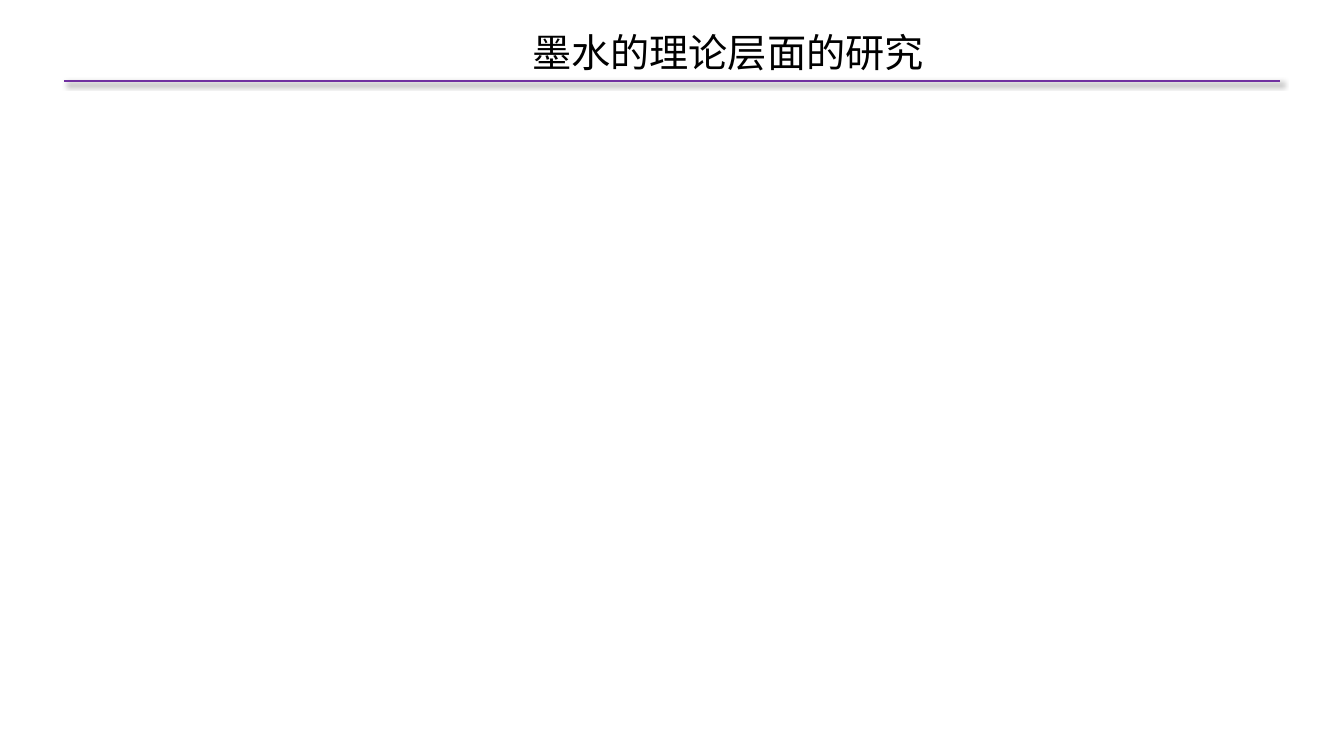
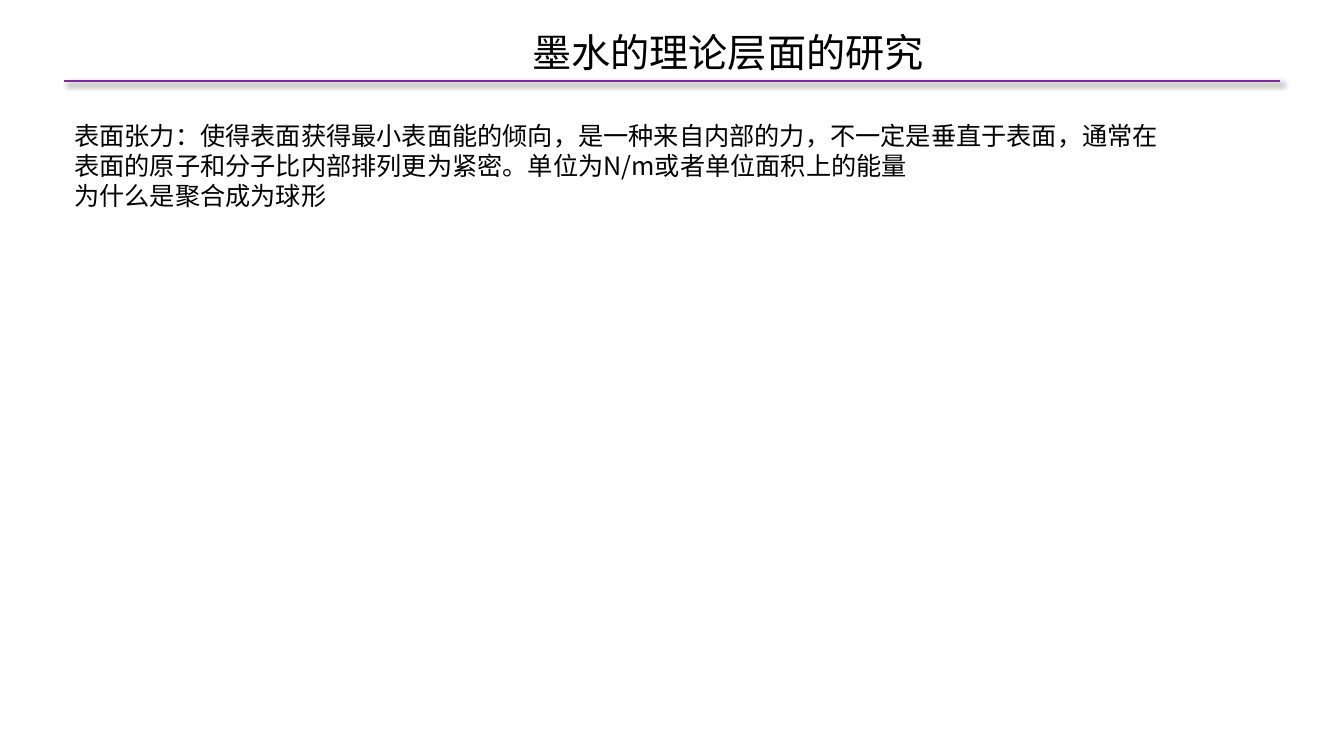
Before and after one commit to jysvs/Mytest, a slide deck: slide 13 of PPT/喷墨打印总结/喷墨打印总结.pptx. Drawn at 1344x756 pixels with LibreOffice and Linux fonts; fonts in the diff are those of the drawing. Boxes give left, top, right and bottom in pixels: in the first picture for what was removed or moved away, otherwise in the second. Text is boxed around its words. In the diff, an @@ line names an element or a change of style, - is before the commit and + after.

```diff
--- a/PPT/喷墨打印总结/喷墨打印总结.pptx
+++ b/PPT/喷墨打印总结/喷墨打印总结.pptx
@@ text added at (x1=74, y1=123, x2=1158, y2=208), 18 pt, text #000000 @@
+表面张力：使得表面获得最小表面能的倾向，是一种来自内部的力，不一定是垂直于表面，通常在表面的原子和分子比内部排列更为紧密。单位为N/m或者单位面积上的能量
+为什么是聚合成为球形
```
Also in this commit, not shown: 3 other slides changed.
